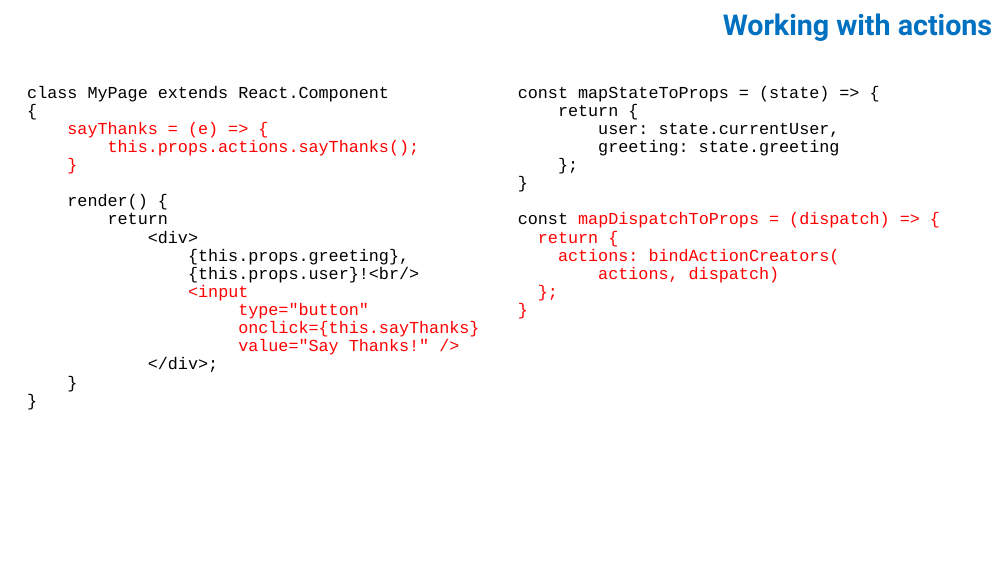
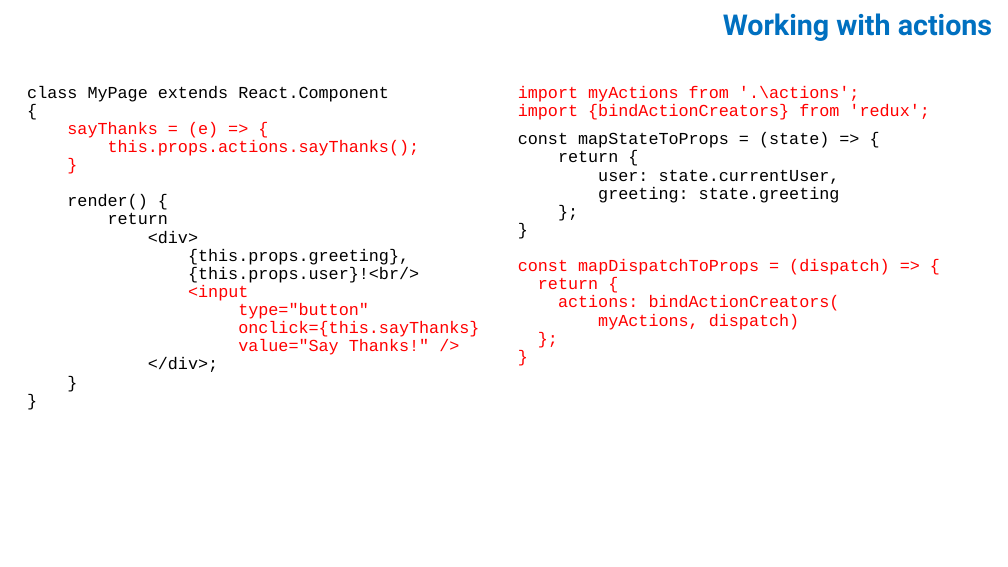
Before and after one commit to JonKruger/a-lap-around-react-and-angular-2, a slide deck: slide 11 of A Lap Around React and Angular 2.pptx (slide 9 before the commit). Drawn at 1008x567 pixels with LibreOffice and Linux fonts; fonts in the diff are those of the drawing. Boxes give left, top, right and bottom in pixels: in the first picture for what was removed or moved away, otherwise in the second. Text is boxed around its words. In the diff, an @@ line names an element or a change of style, - is before the commit and + after.

Commit message:
changes

```diff
--- a/A Lap Around React and Angular 2.pptx
+++ b/A Lap Around React and Angular 2.pptx
@@ text at (518, 86, 929, 330): text changed; text colour #000000 to #FF0000 @@
-const mapStateToProps = (state) => {
-return {
-user: state.currentUser,
-greeting: state.greeting
-};
-}
-const mapDispatchToProps = (dispatch) => {
-return {
-actions: bindActionCreators(
-actions, dispatch)
-};
-}
+import myActions from '.\actions';
+import {bindActionCreators} from 'redux';
+const mapStateToProps = (state) => {
+return {
+user: state.currentUser,
+greeting: state.greeting
+};
+}
+const mapDispatchToProps = (dispatch) => {
+return {
+actions: bindActionCreators(
+myActions, dispatch)
+};
+}
```
Also in this commit, not shown: 4 other slides changed, 2 slides added.
